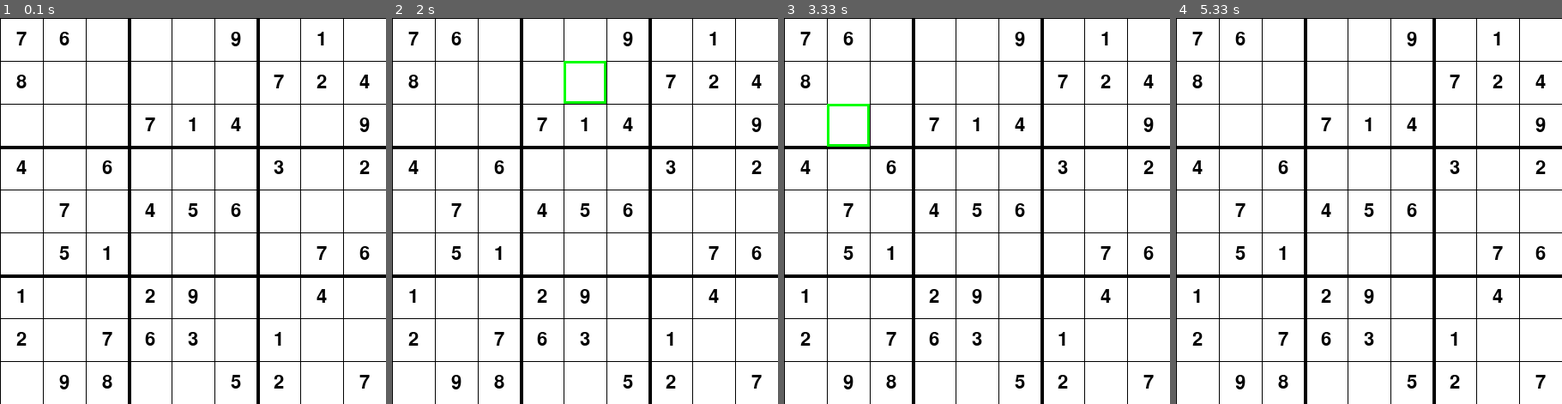
Above: before the commit, frames 1-4 (left to right).
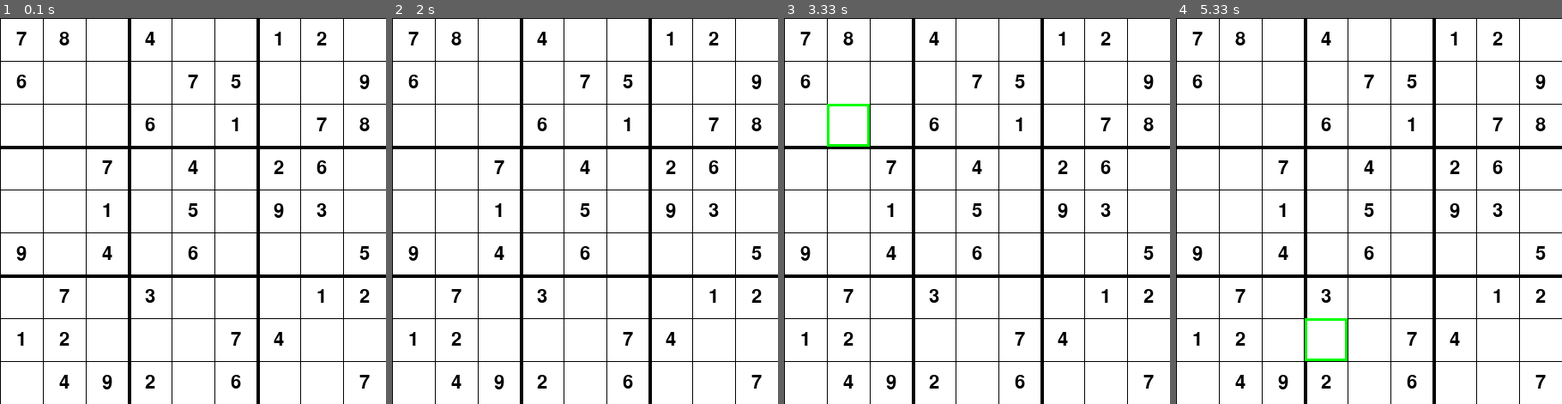
Above: after the commit, the same moments.

Repository: AnhLe-Axel/Sudoku-Python
Game: pygame game, started from GUI.py
Two runs of this game, one before a commit and one after it. Both use one fixed random seed, a clock stepped at 60 frames per second and the inputs below.
Inputs (mouse positions are in pixels of both pictures, inside the frame that each line leads up to):
- Up to frame 1 (0.1 s): no input
- Up to frame 2 (2 s): click (500, 41) at 0.38 s; tap 1 at 0.67 s; click (465, 299) at 1.05 s; click (723, 346) at 1.38 s; click (592, 79) at 1.72 s
- Up to frame 3 (3.33 s): click (957, 311) at 2.05 s; click (965, 145) at 2.38 s; click (922, 129) at 2.72 s; click (830, 126) at 3.05 s
- Up to frame 4 (5.33 s): click (1488, 203) at 3.38 s; click (1450, 141) at 3.72 s; click (1257, 137) at 4.05 s; click (1384, 195) at 4.38 s; click (1257, 187) at 4.72 s; click (1311, 322) at 5.05 s

The runs differ from the first frame. In frame 1, 2.7% of the frame differs, in the area x 4-96%, y 3-97%; in frame 2, 3.0%; in frame 3, 2.7%; in frame 4, 3.0%.

Commit message:
Finished functionality: writing number to blank square

Diff:
--- a/Module.py
+++ b/Module.py
@@ -8,7 +8,7 @@
         self.value = value
         self.width = width
         self.selected = False
-        self.border_rect = pygame.Surface((width, width)).get_rect(center=(row*width + width/2, col*width + width/2))
+        self.border_rect = pygame.Surface((width, width)).get_rect(center=(col*width + width/2, row*width + width/2))
 
     def select(self):
         if self.selected == False: self.selected = True
@@ -18,7 +18,7 @@
 
     def draw(self, font, surface):
         text = font.render("" if self.value == 0 else str(self.value), True, (0, 0, 0))
-        text_rect = text.get_rect(center=(self.row*self.width + self.width/2, self.col*self.width + self.width/2))
+        text_rect = text.get_rect(center=(self.col*self.width + self.width/2, self.row*self.width + self.width/2))
         surface.blit(text, text_rect)
 
         if self.selected:
@@ -67,11 +67,11 @@
         return valid
 
     def write(self, num):
-        self.print_board(self.solution)
-        if self.selected_square is not None and self.solution[self.selected_square.row][self.selected_square.col] == num:
-            self.board[self.selected_square.row][self.selected_square.col] = num
-            self.squares[self.selected_square.row][self.selected_square.col] = num
-
+        sel_row = self.selected_square.row
+        sel_col = self.selected_square.col
+        if self.selected_square is not None and self.solution[sel_row][sel_col] == num:
+            self.squares[sel_row][sel_col].value = num
+            self.squares[sel_row][sel_col].de_select()
 
     def is_valid(self, bo, pos, num):
         """
@@ -101,8 +101,8 @@
         Find and return an empty position in the board
         """
 
-        for i in range(9):
-            for j in range(9):
+        for i in range(self.size):
+            for j in range(self.size):
                 if bo[i][j] == 0:
                     return (i,j)
 
